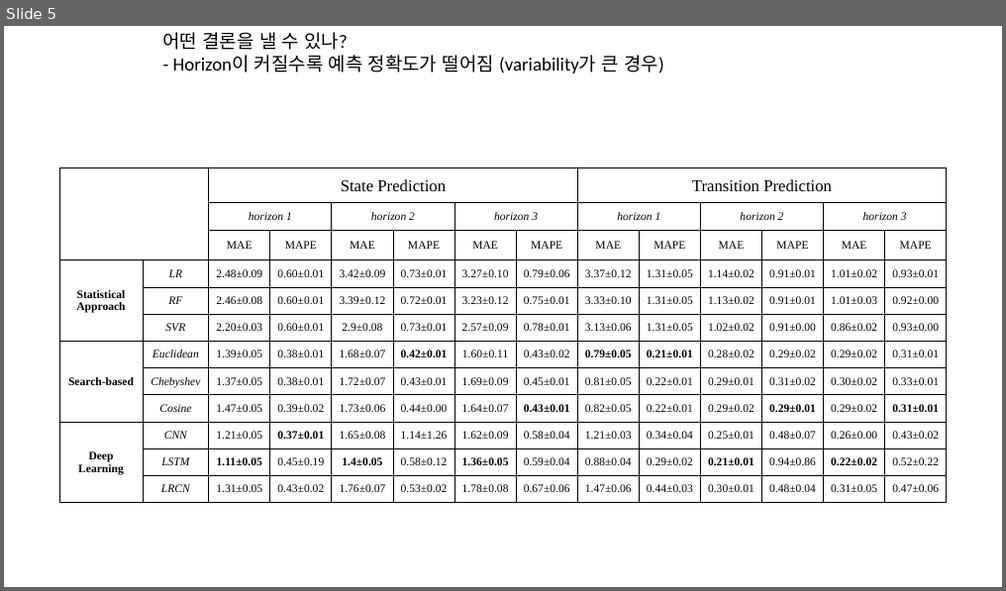
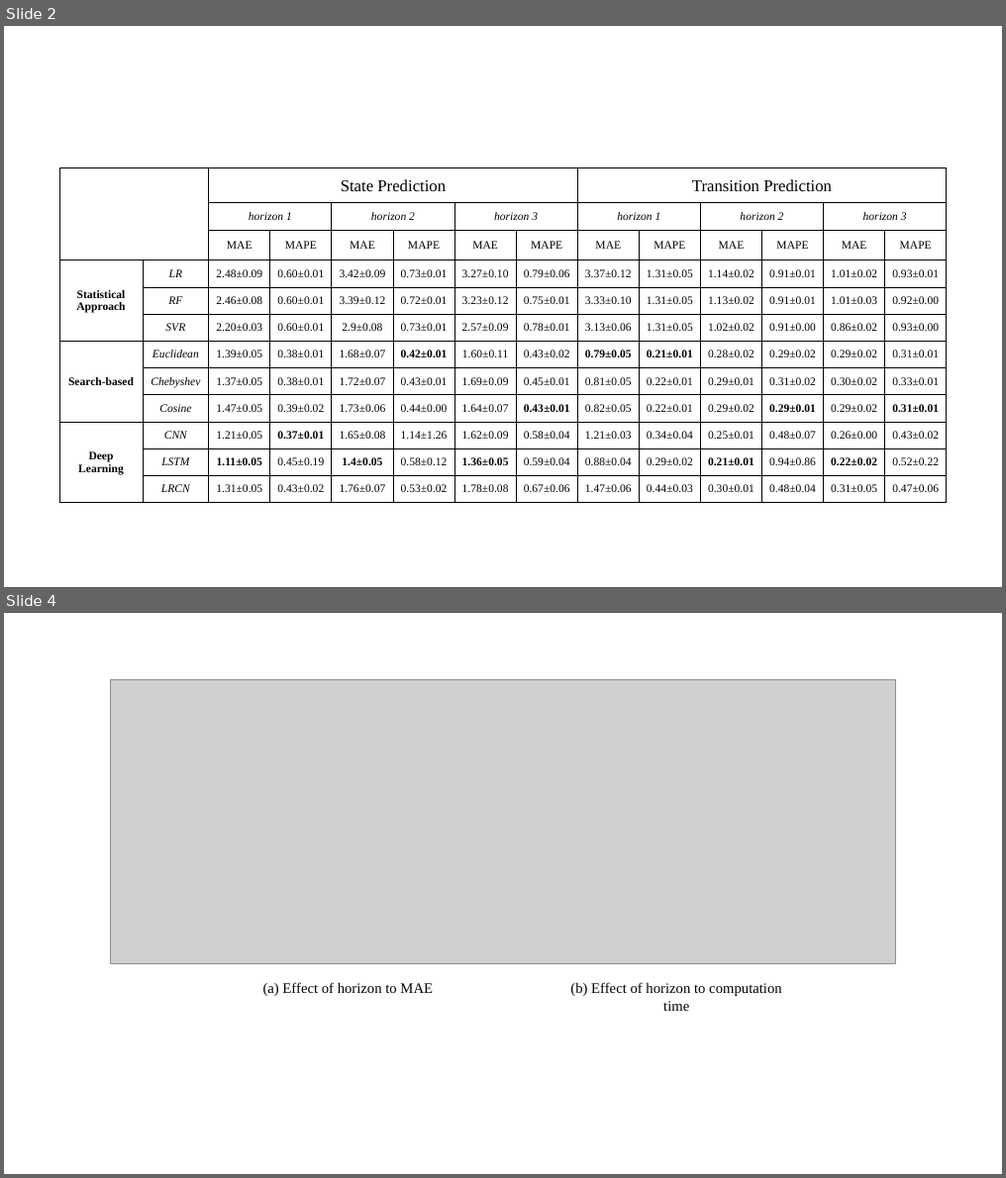
Before and after one commit to gyunamister/performance_prediction, a slide deck: experimental_results/further_experiments.pptx. Shown one above the other, each under a label of ours: slide 5 before the commit, slides 2 and 4 after it; the slides between them are not shown. The pictures are 1006x591 and 1006x1178 pixels, drawn with LibreOffice and Linux fonts; fonts in the diff are those of the drawing; grey boxes stand for pictures. Boxes give left, top, right and bottom in pixels: in the first picture for what was removed or moved away, otherwise in the second. Text is boxed around its words. In the diff, an @@ line names an element or a change of style, - is before the commit and + after.

```diff
--- a/experimental_results/further_experiments.pptx
+++ b/experimental_results/further_experiments.pptx
@@ slide 4 added at (4, 613, 1002, 1174), background #FFFFFF @@
@@ picture added at (110, 679, 896, 964) @@
@@ text added at (263, 982, 433, 996), 14 pt, text #000000 @@
+(a) Effect of horizon to MAE
@@ text added at (570, 982, 782, 1011), 14 pt, text #000000 @@
+(b) Effect of horizon to computation time
@@ what was slide 5 is now slide 2 @@
@@ slide 2 changed as well @@
@@ text removed at (163, 32, 663, 74) @@
-어떤 결론을 낼 수 있나?
-- Horizon이 커질수록 예측 정확도가 떨어짐 (variability가 큰 경우)
```
Also in this commit, not shown: 1 other slide changed, 1 other slide added, 3 slides removed, 12 other files.
